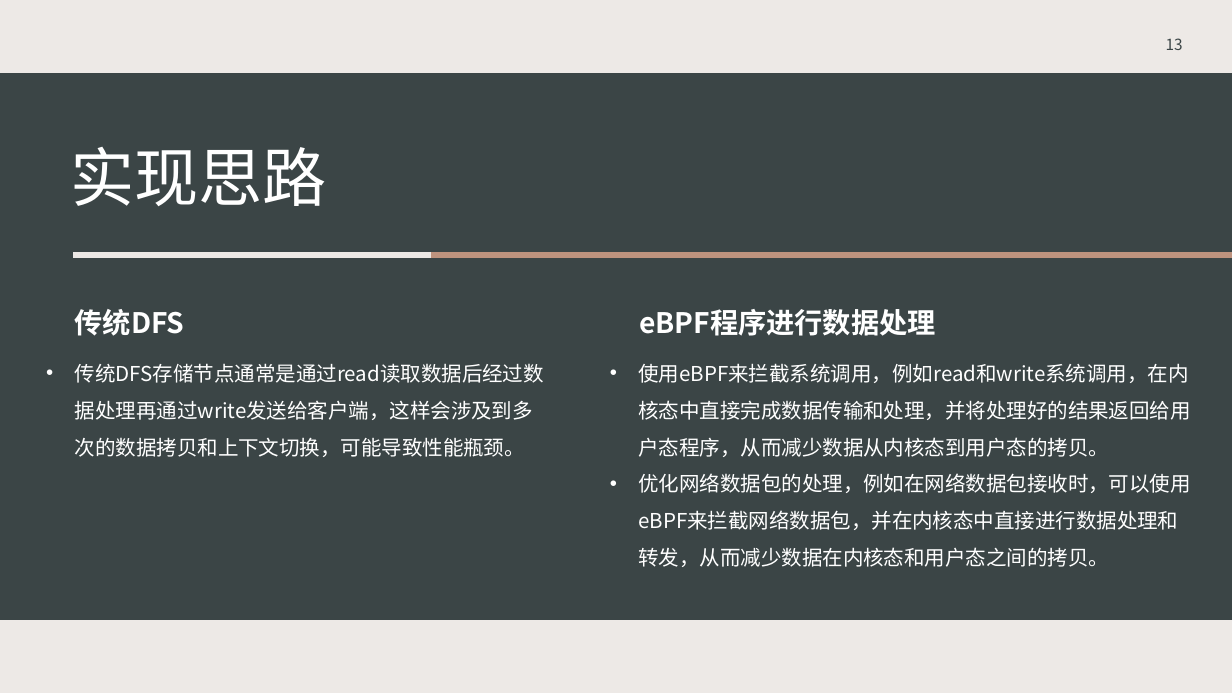
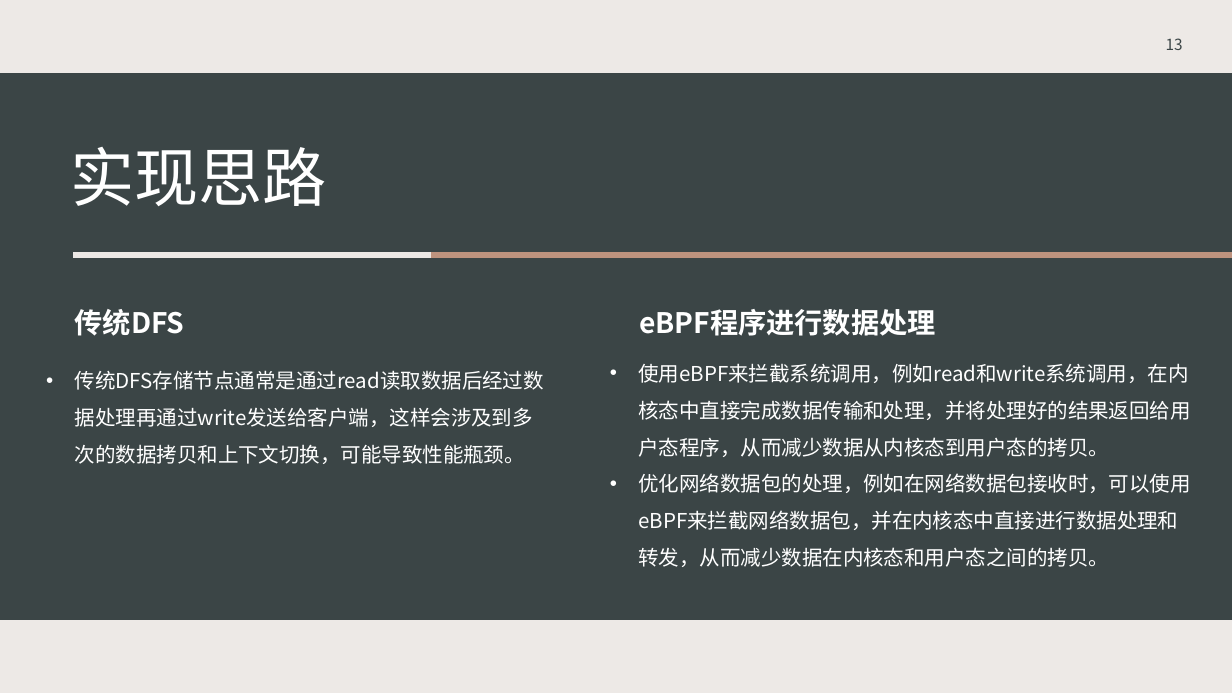
Before and after one commit to OSH-2023/x-FutureWithinBuzzyBees, a slide deck: slide 13 of docs/中期汇报.pptx. Drawn at 1232x693 pixels with LibreOffice and Linux fonts; fonts in the diff are those of the drawing; background and template pictures are left out. Boxes give left, top, right and bottom in pixels: in the first picture for what was removed or moved away, otherwise in the second. Text is boxed around its words. In the diff, an @@ line names an element or a change of style, - is before the commit and + after.

```diff
--- a/docs/中期汇报.pptx
+++ b/docs/中期汇报.pptx
@@ text "传统DFS存储节点通常是通过read读取数据后经过数据处理再通过write发送给客户端，这样会涉及到多次的数据拷贝和上下 ...": place and size @@
-text "传统DFS存储节点通常是通过read读取数据后经过数据处理再通过write发送给客户端，这样会涉及到多次的数据拷贝和上下 ..." at <box>75,363,544,457</box>
+text "传统DFS存储节点通常是通过read读取数据后经过数据处理再通过write发送给客户端，这样会涉及到多次的数据拷贝和上下 ..." at <box>75,370,544,464</box>
```
Also in this commit, not shown: 2 other slides changed, 2 other files.
